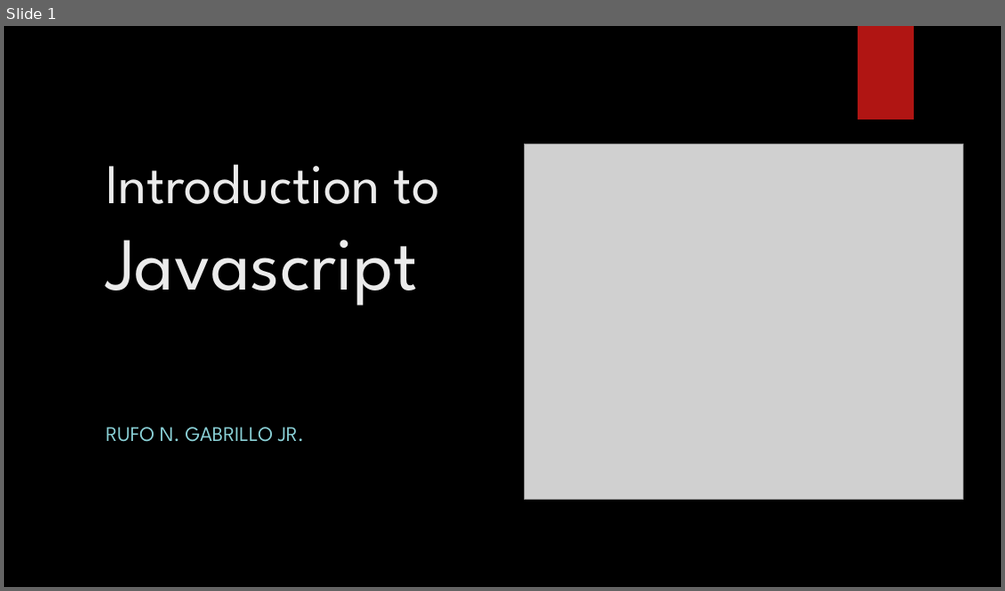
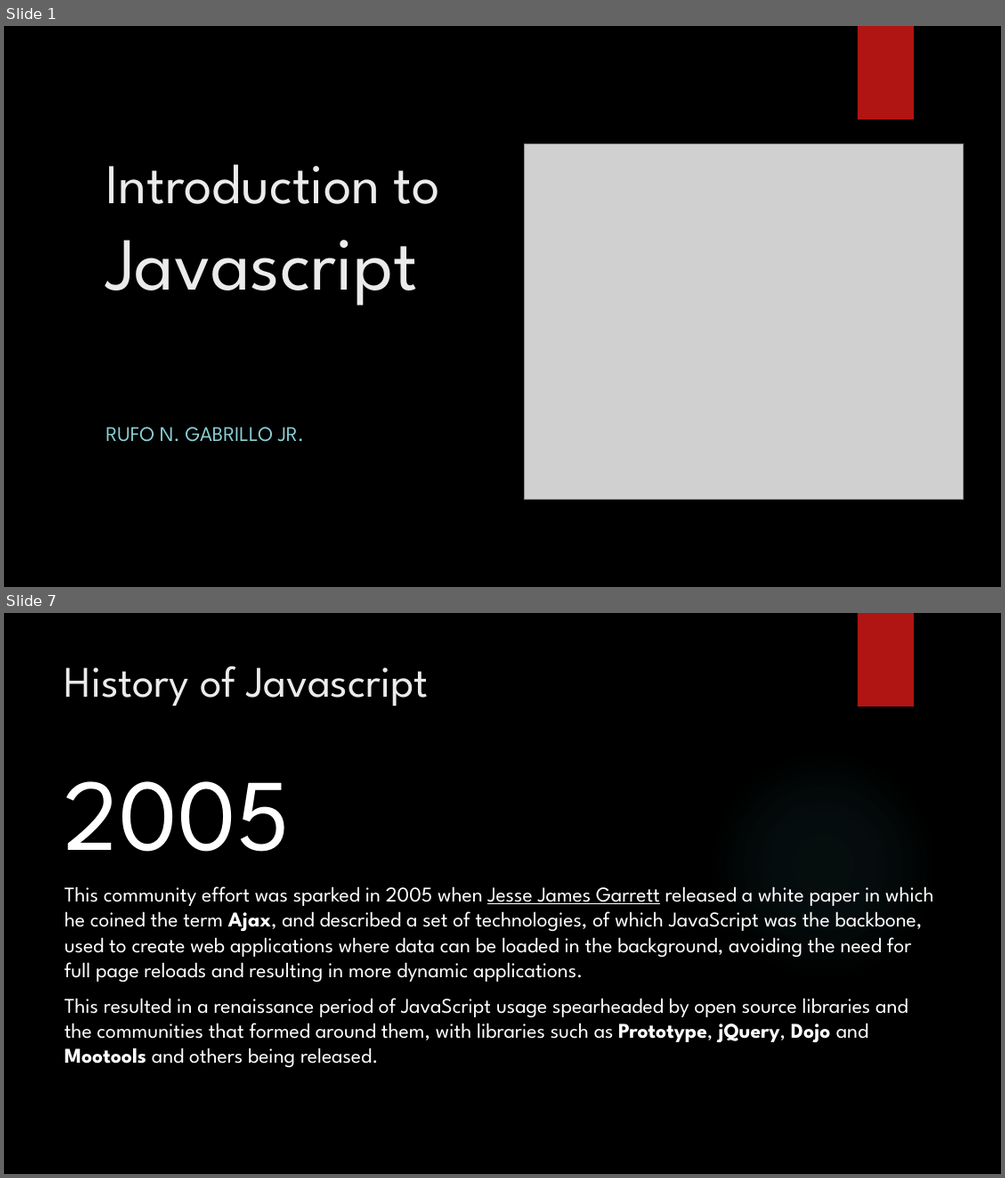
Before and after one commit to jrGabrillo/HelloWorld, a slide deck: 1. introduction to javascript.pptx. Shown one above the other, each under a label of ours: slide 1 before the commit, slides 1 and 7 after it; the slides between them are not shown. The pictures are 1005x591 and 1005x1178 pixels, drawn with LibreOffice and Linux fonts; fonts in the diff are those of the drawing; grey boxes stand for pictures; background and template pictures are left out. Boxes give left, top, right and bottom in pixels: in the first picture for what was removed or moved away, otherwise in the second. Text is boxed around its words. In the diff, an @@ line names an element or a change of style, - is before the commit and + after.

```diff
--- a/1. introduction to javascript.pptx
+++ b/1. introduction to javascript.pptx
@@ slide 7 added at bbox=[4, 613, 1001, 1174], background picture (left out); not listed: 1 template element that a slide beside it also shows @@
@@ title added at bbox=[65, 666, 428, 706], 42 pt, text #EBEBEB @@
+History of Javascript
@@ ellipse added at bbox=[708, 750, 938, 981], fill gradient #50B9C1 @@
@@ text added at bbox=[65, 781, 934, 1067], 20.1 pt, text #FFFFFF @@
+2005
+This community effort was sparked in 2005 when Jesse James Garrett released a white paper in which he coined the term Ajax, and described a set of technologies, of which JavaScript was the backbone, used to create web applications where data can be loaded in the background, avoiding the need for full page reloads and resulting in more dynamic applications.
+This resulted in a renaissance period of JavaScript usage spearheaded by open source libraries and the communities that formed around them, with libraries such as Prototype, jQuery, Dojo and Mootools and others being released.
```
Also in this commit, not shown: 1 slide changed, 42 other slides added, 2 slides removed, 9 other files.
